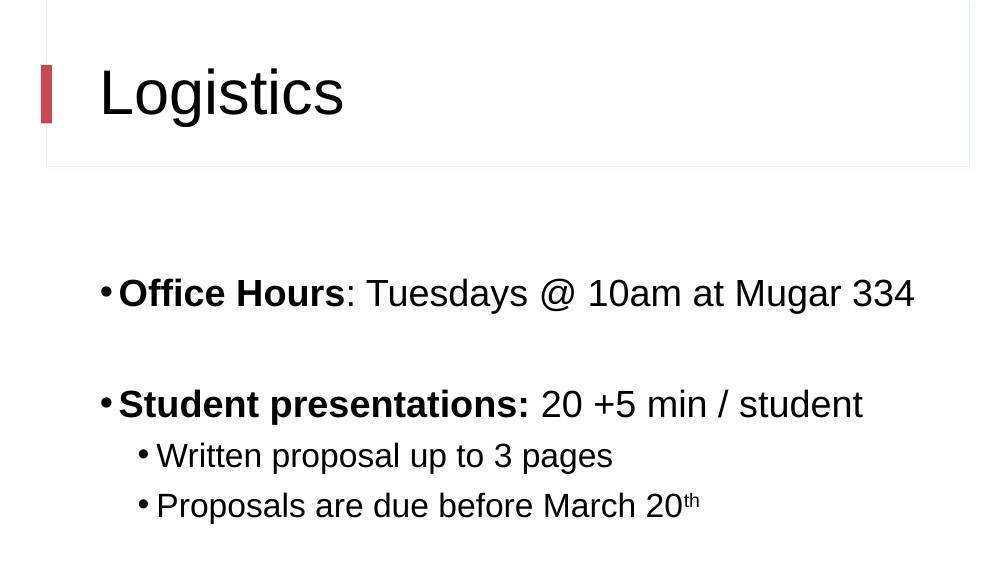
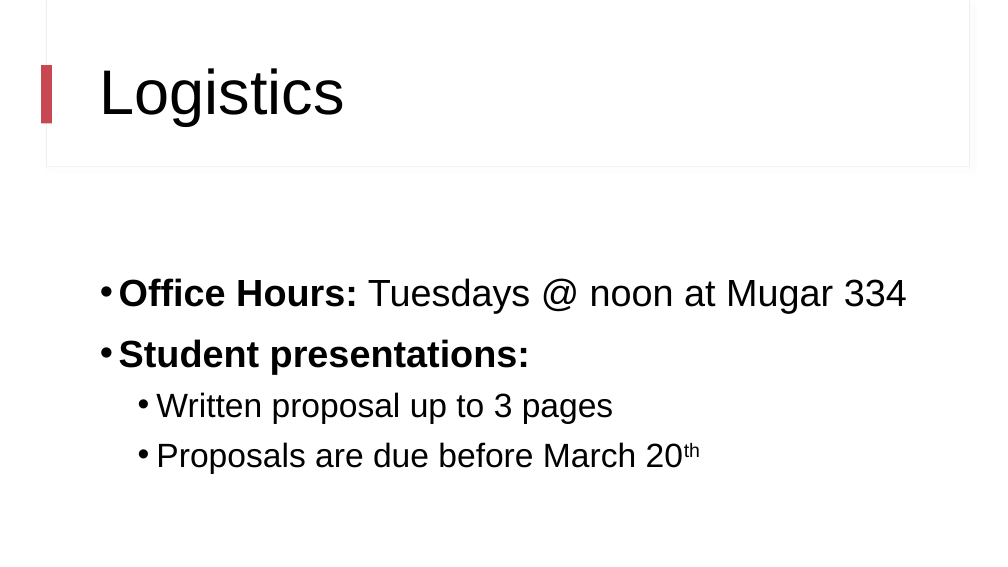
Before and after one commit to nslavov/SlavovLab, a slide deck: slide 5 of teaching/NS_1.pptx. Drawn at 1008x567 pixels with LibreOffice and Linux fonts; fonts in the diff are those of the drawing. Boxes give left, top, right and bottom in pixels: in the first picture for what was removed or moved away, otherwise in the second. Text is boxed around its words. In the diff, an @@ line names an element or a change of style, - is before the commit and + after.

```diff
--- a/teaching/NS_1.pptx
+++ b/teaching/NS_1.pptx
@@ text at (x1=119, y1=278, x2=907, y2=374): text changed; bold on @@
-• Office Hours: Tuesdays @ 10am at Mugar 334
-• Student presentations: 20 +5 min / student
+• Office Hours: Tuesdays @ noon at Mugar 334
+• Student presentations:
```
Also in this commit, not shown: 5 other slides changed.
